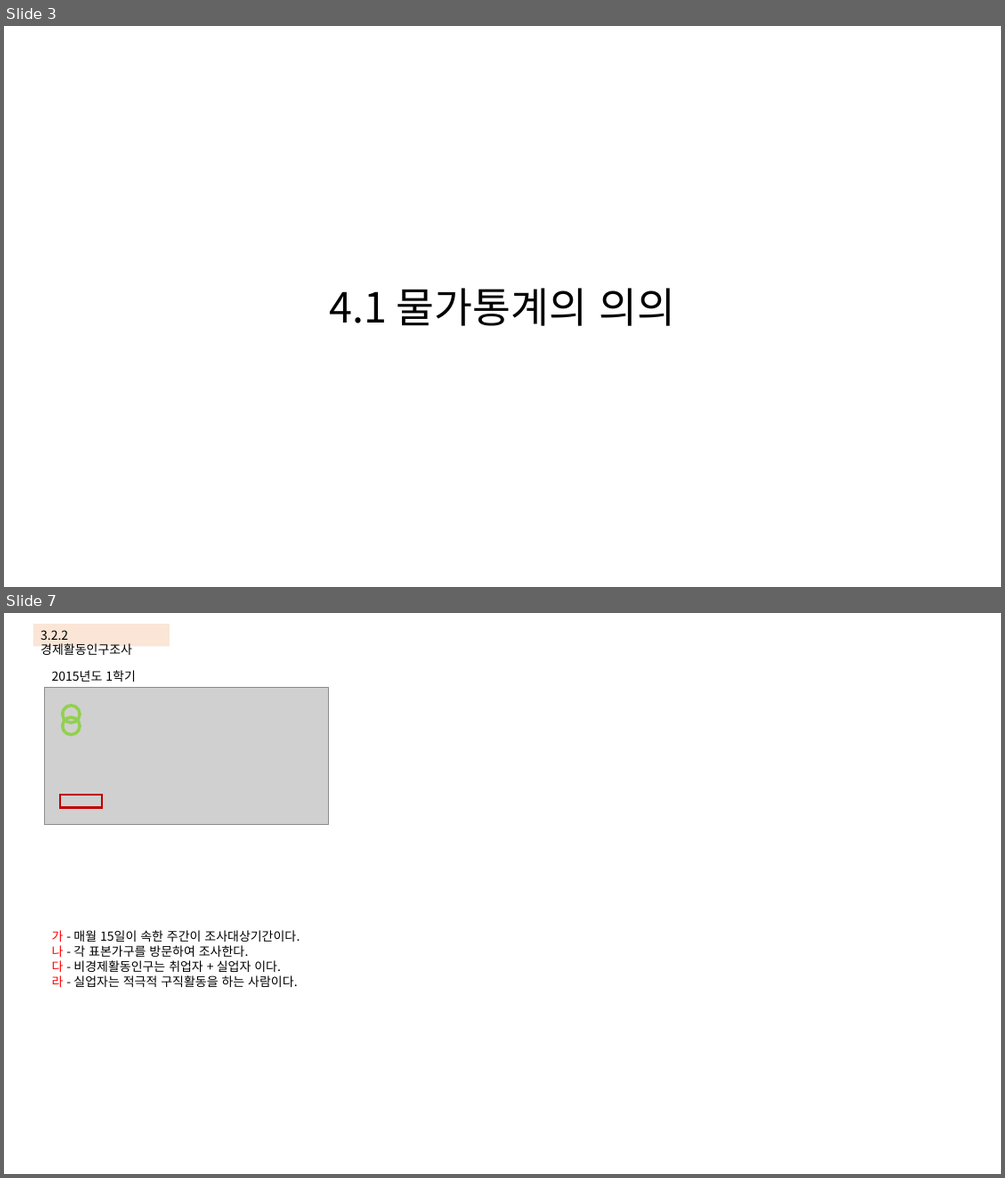
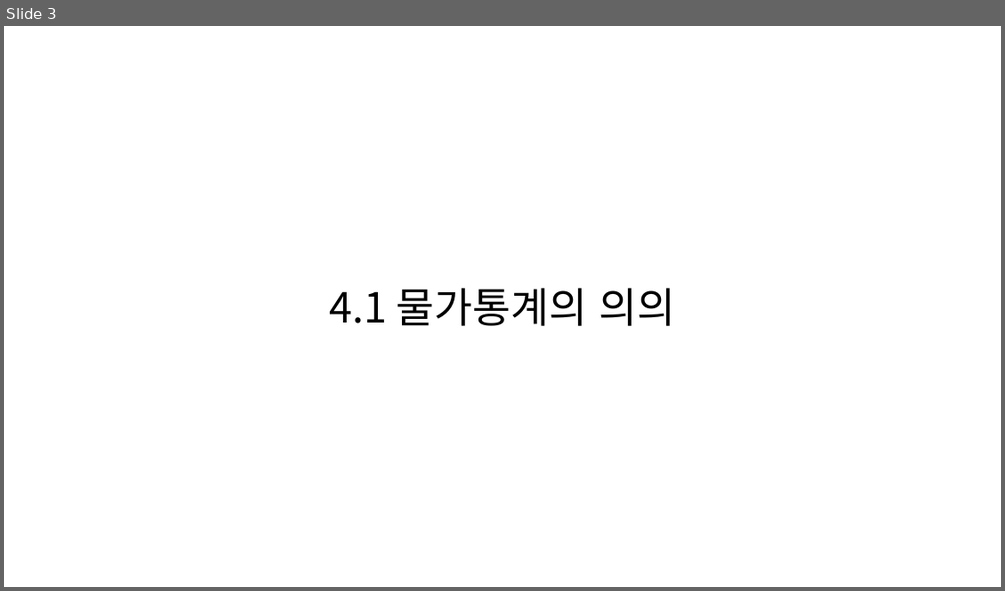
Before and after one commit to KNOU-STUDY/KNOU-UNDERSTANDING-NATIONAL-STATISTICS, a slide deck: previous_question/4장-물가통계.pptx. Shown one above the other, each under a label of ours: slides 3 and 7 before the commit, slide 3 after it; the slides between them are not shown. The pictures are 1005x1178 and 1005x591 pixels, drawn with LibreOffice and Linux fonts; fonts in the diff are those of the drawing; grey boxes stand for pictures. Boxes give left, top, right and bottom in pixels: in the first picture for what was removed or moved away, otherwise in the second. Text is boxed around its words. In the diff, an @@ line names an element or a change of style, - is before the commit and + after.

```diff
--- a/previous_question/4장-물가통계.pptx
+++ b/previous_question/4장-물가통계.pptx
@@ slide 7 removed at <box>4,613,1001,1174</box>, background #FFFFFF @@
@@ rectangle removed at <box>33,624,170,646</box> @@
-3.2.2 경제활동인구조사
@@ picture removed at <box>44,688,329,825</box> @@
@@ text removed at <box>52,670,135,682</box> @@
-2015년도 1학기
@@ ellipse removed at <box>63,717,80,734</box> @@
@@ ellipse removed at <box>63,706,80,723</box> @@
@@ rectangle removed at <box>60,795,102,807</box> @@
@@ text removed at <box>52,930,299,987</box> @@
-가 - 매월 15일이 속한 주간이 조사대상기간이다.
-나 - 각 표본가구를 방문하여 조사한다.
-다 - 비경제활동인구는 취업자 + 실업자 이다.
-라 - 실업자는 적극적 구직활동을 하는 사람이다.
```
Also in this commit, not shown: 17 slides added, 9 other slides removed.
